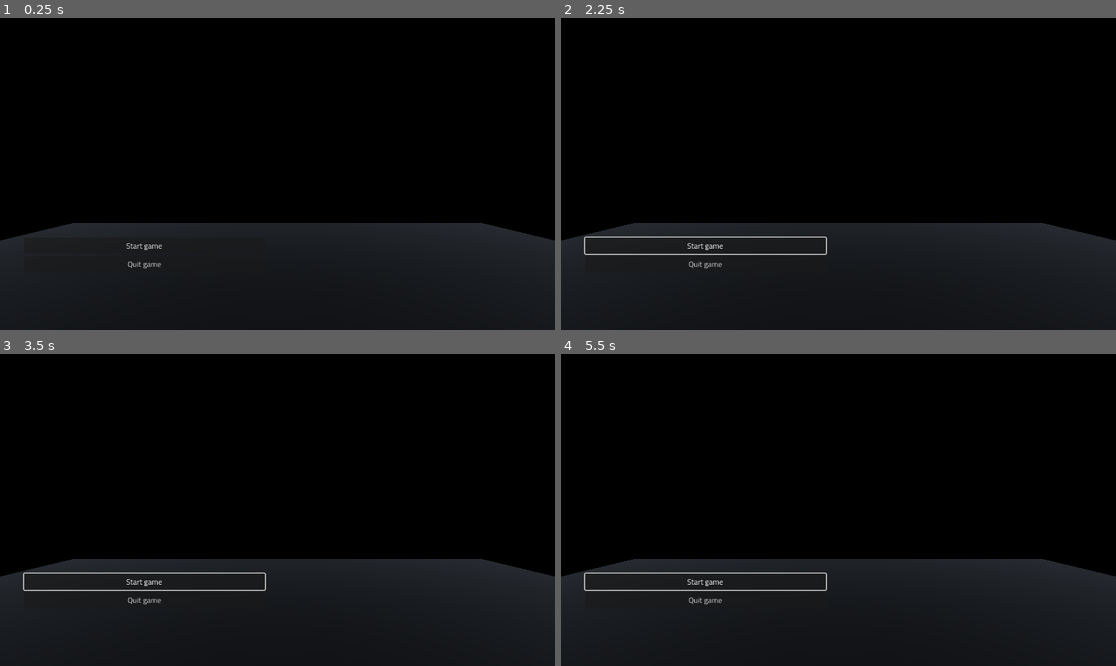
Above: before the commit, frames 1-4 (two rows, left to right).
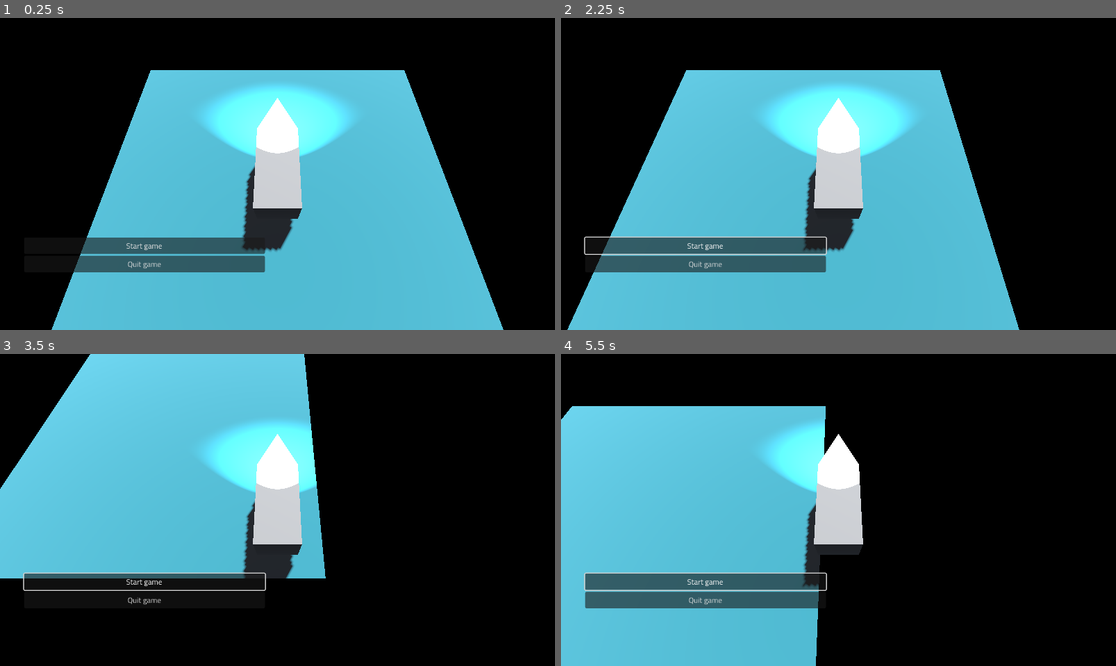
Above: after the commit, the same moments.

Repository: qkas/FGJ2025
Game: Godot game, scene res://scenes/sea/game.tscn
The game is run twice, just before and just after one commit, with the same random seed, the same clock (stepped at 60 frames per second) and the same inputs.
Inputs (mouse positions are in pixels of both pictures, inside the frame that each line leads up to):
- Up to frame 1 (0.25 s): no input
- Up to frame 2 (2.25 s): click "Start game" at 0.5 s; click "Start game" at 1.25 s; tap Enter at 2 s; move the mouse to (960, 158) at 2.02 s; hold D (right) from 2.03 s (still down); click (960, 158) at 2.17 s
- Up to frame 3 (3.5 s): move the mouse to (166, 525) at 2.77 s; release D (right) at 2.78 s; hold S (down) from 2.78 s (still down)
- Up to frame 4 (5.5 s): move the mouse to (894, 441) at 3.52 s; release S (down) at 3.53 s; hold D (right) 3.53-4.28 s; move the mouse to (810, 572) at 4.27 s; hold W (up) 4.28-5.03 s; click (810, 572) at 4.42 s; move the mouse to (1005, 556) at 5.02 s; hold A (left) from 5.03 s (still down)

The runs differ from the first frame. In frame 1, 59% of the frame differs, in the area x 0-100%, y 16-100%; in frame 2, 60%; in frame 3, 58%; in frame 4, 56%.

Commit message:
sync game scene commit

Diff:
--- a/scenes/sea/game.tscn
+++ b/scenes/sea/game.tscn
@@ -2,8 +2,8 @@
 
 [ext_resource type="Script" path="res://scenes/sea/game.gd" id="1_lkpqq"]
 [ext_resource type="Script" path="res://ui/main_menu.gd" id="2_4svpd"]
-[ext_resource type="PackedScene" uid="uid://c11e8ah01c4cv" path="res://entities/player/player.tscn" id="2_iedmi"]
 [ext_resource type="Theme" uid="uid://ps5kwnepi662" path="res://ui/ui_theme.tres" id="3_3nnq8"]
+[ext_resource type="PackedScene" uid="uid://bcg8fh3r04t2h" path="res://entities/boat/boat.tscn" id="3_48tkk"]
 
 [sub_resource type="Sky" id="Sky_kcyx6"]
 
@@ -27,10 +27,14 @@
 [node name="Game" type="Node3D"]
 script = ExtResource("1_lkpqq")
 
+[node name="DirectionalLight3D" type="DirectionalLight3D" parent="."]
+transform = Transform3D(-0.866023, -0.433016, 0.250001, 0, 0.499998, 0.866027, -0.500003, 0.749999, -0.43301, 0, 0, 0)
+shadow_enabled = true
+
+[node name="Boat" parent="." instance=ExtResource("3_48tkk")]
+
 [node name="WorldEnvironment" type="WorldEnvironment" parent="."]
 environment = SubResource("Environment_adjph")
-
-[node name="Player" parent="." instance=ExtResource("2_iedmi")]
 
 [node name="CanvasLayer" type="CanvasLayer" parent="."]
 
